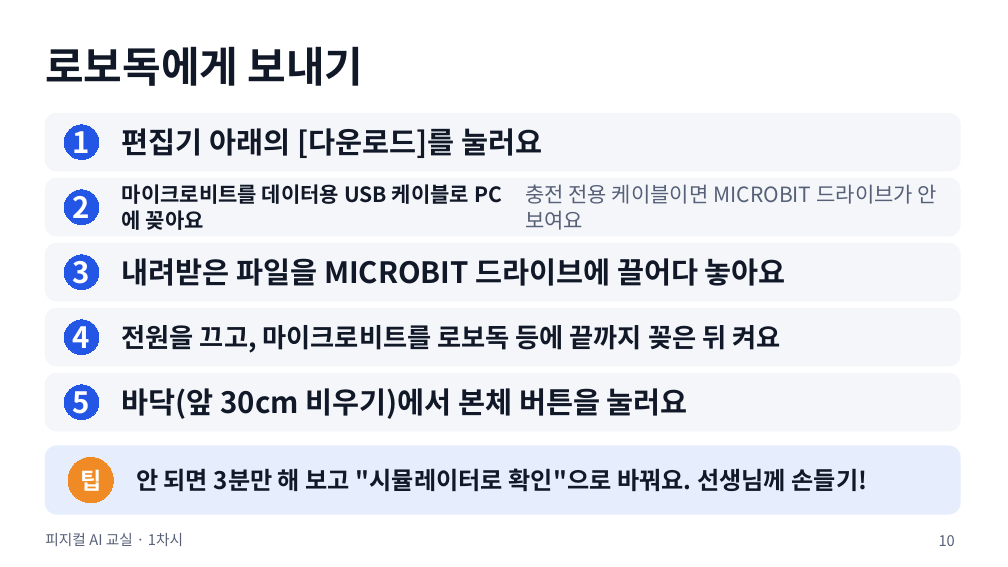
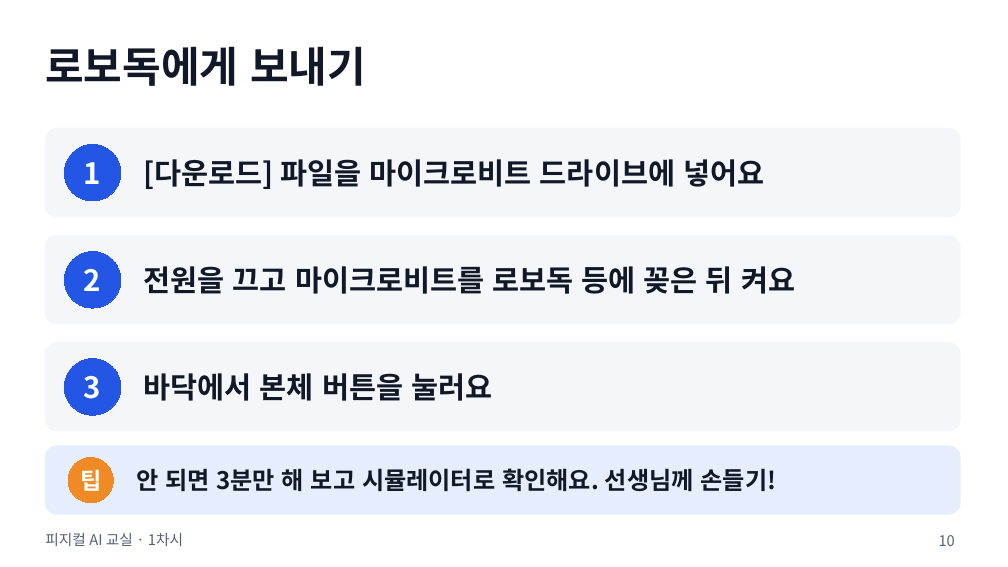
Before and after one commit to boundaryx01-uniquelife/microbit, a slide deck: slide 10 of materials/4차시_기본형/4차시_수업슬라이드.pptx. Drawn at 1008x567 pixels with LibreOffice and Linux fonts; fonts in the diff are those of the drawing. Boxes give left, top, right and bottom in pixels: in the first picture for what was removed or moved away, otherwise in the second. Text is boxed around its words. In the diff, an @@ line names an element or a change of style, - is before the commit and + after.

```diff
--- a/materials/4차시_기본형/4차시_수업슬라이드.pptx
+++ b/materials/4차시_기본형/4차시_수업슬라이드.pptx
@@ proportions changed in 3 elements at (45, 236, 960, 324), (45, 343, 960, 431), (45, 129, 960, 217) @@
@@ rounded rectangle: place and size @@
-rounded rectangle at (45, 113, 960, 171)
+rounded rectangle at (45, 129, 960, 217)
@@ ellipse "1": place and size @@
-ellipse "1" at (64, 125, 99, 160)
+ellipse "1" at (64, 144, 121, 201)
@@ text removed at (122, 128, 542, 158) @@
-편집기 아래의 [다운로드]를 눌러요
@@ rounded rectangle removed at (45, 178, 960, 236) @@
@@ text at (144, 159, 764, 189): text changed @@
-내려받은 파일을 MICROBIT 드라이브에 끌어다 놓아요
+[다운로드] 파일을 마이크로비트 드라이브에 넣어요
@@ text removed at (122, 184, 469, 230) @@
-마이크로비트를 데이터용 USB 케이블로 PC에 꽂아요
@@ text removed at (525, 184, 937, 230) @@
-충전 전용 케이블이면 MICROBIT 드라이브가 안 보여요
@@ rounded rectangle: place and size @@
-rounded rectangle at (45, 243, 960, 301)
+rounded rectangle at (45, 236, 960, 324)
@@ ellipse "2": place and size @@
-ellipse "2" at (64, 190, 99, 225)
+ellipse "2" at (64, 252, 121, 309)
@@ text at (144, 266, 795, 294): text changed; size 25 to 28 pt @@
-전원을 끄고, 마이크로비트를 로보독 등에 끝까지 꽂은 뒤 켜요
+전원을 끄고 마이크로비트를 로보독 등에 꽂은 뒤 켜요
@@ rounded rectangle removed at (45, 309, 960, 366) @@
@@ ellipse removed at (64, 320, 99, 355) @@
-4
@@ rounded rectangle: place and size @@
-rounded rectangle at (45, 374, 960, 431)
+rounded rectangle at (45, 343, 960, 431)
@@ ellipse "3": place and size @@
-ellipse "3" at (64, 255, 99, 290)
+ellipse "3" at (64, 358, 121, 415)
@@ ellipse removed at (64, 385, 99, 420) @@
-5
@@ text at (144, 373, 492, 401): text changed @@
-바닥(앞 30cm 비우기)에서 본체 버튼을 눌러요
+바닥에서 본체 버튼을 눌러요
@@ text at (136, 468, 777, 491): text changed @@
-안 되면 3분만 해 보고 "시뮬레이터로 확인"으로 바꿔요. 선생님께 손들기!
+안 되면 3분만 해 보고 시뮬레이터로 확인해요. 선생님께 손들기!
```
Also in this commit, not shown: 13 other slides changed, 2 slides added, 23 other files.
